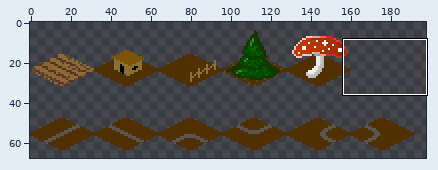
Edited in one commit: sprite sheet (game_stuff/tiles_land/tiles_map.png). Above, an overview of the earlier version with the close-up marked.
Close-up. As it was:
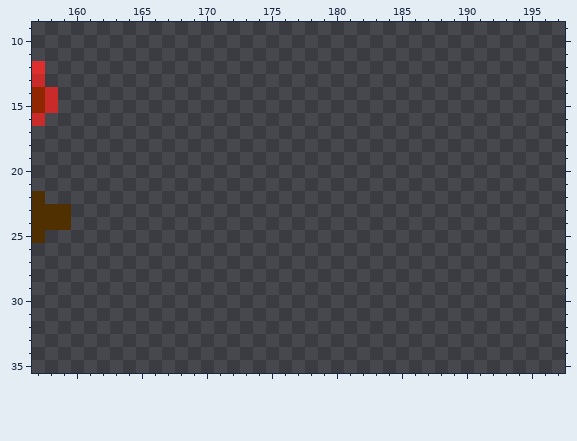
The file is 320x320 pixels. Colours within 5 levels of each other are drawn and written as one. Shown: x 157..197, y 9..35. The wide view leaves out empty margins.
Once edited:
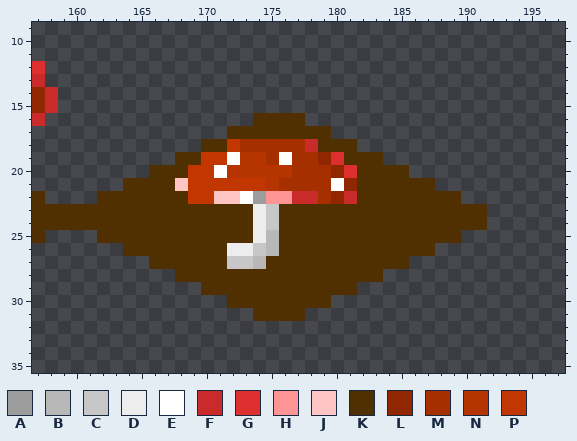
Palette (. is transparent): A #9c9c9c  B #b8b8b8  C #c7c7c7  D #ededed  E #ffffff  F #c92a2a  G #de2f2f  H #ff9494  J #ffc4c4  K #503000  L #912700  M #a62f00  N #b53400  P #c23700
Change:
@@ x 157..197 @@
 15 LF.......................................
-16 F........................................
-17 .........................................
-18 .........................................
-19 .........................................
-20 .........................................
-21 .........................................
-22 K........................................
-23 KKK......................................
-24 KKK......................................
-25 K........................................
-26 .........................................
-27 .........................................
-28 .........................................
-29 .........................................
-30 .........................................
-31 .........................................
+16 F................KKKK....................
+17 ...............KKKKKKKK..................
+18 .............KKPMMMMMFKKK................
+19 ...........KKPPENNMEMMLGKKK..............
+20 .........KKKPPENNNNNMMMLGKKKK............
+21 .......KKKKJPPPPPPNMMMMELKKKKKK..........
+22 K....KKKKKKKPPJJEAHHFFMLFKKKKKKKK........
+23 KKKKKKKKKKKKKKKKKDCKKKKKKKKKKKKKKKK......
+24 KKKKKKKKKKKKKKKKKDCKKKKKKKKKKKKKKKK......
+25 K....KKKKKKKKKKKKDBKKKKKKKKKKKKKK........
+26 .......KKKKKKKKDDCBKKKKKKKKKKKK..........
+27 .........KKKKKKCCBKKKKKKKKKKK............
+28 ...........KKKKKKKKKKKKKKKK..............
+29 .............KKKKKKKKKKKK................
+30 ...............KKKKKKKK..................
+31 .................KKKK....................
 32 .........................................
Boxes around the changes in both close-ups, in picture pixels (x1, y1, x2, y2):
added: (71, 113, 487, 321)
